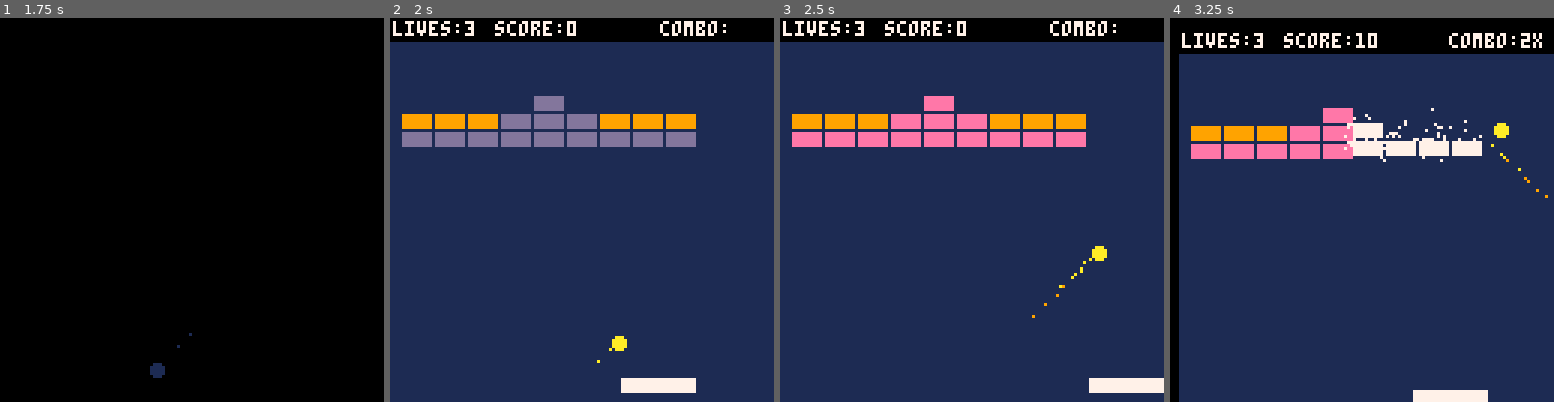
Above: before the commit, frames 1-4 (left to right).
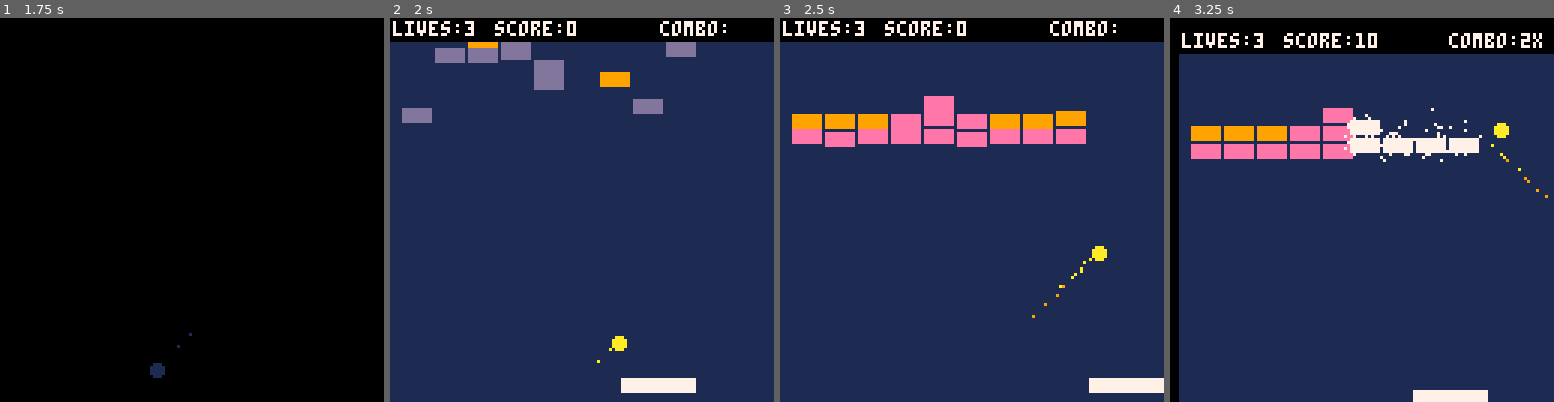
Above: after the commit, the same moments.

Repository: ivanarellano/pico8-doodles
Game: PICO-8 cartridge breakout/breakout.p8
Two runs of this game, one before a commit and one after it. Both use one fixed random seed, a clock stepped at 60 frames per second and the inputs below.
Inputs:
- Up to frame 1 (1.75 s): tap X (X key) at 0.33, 1.07 s; hold Right from 1.6 s (still down)
- Up to frame 2 (2 s): keep holding Right; tap X (X key) at 1.85 s
- Up to frame 3 (2.5 s): release Right at 2.1 s; hold Right from 2.47 s (still down)
- Up to frame 4 (3.25 s): tap X (X key) at 2.97 s; release Right at 3.03 s; hold Left from 3.08 s (still down)

Frame 1 is identical in both runs. In frame 2, 8.5% of the frame differs, in the area x 3-80%, y 6-34%; in frame 3, 1.1%; in frame 4, 0.7%.

Commit message:
Animate brick levels

Diff:
--- a/breakout/breakout.p8
+++ b/breakout/breakout.p8
@@ -162,7 +162,9 @@
 	b.t=t
 	b.flash=0
 	b.ox=0
-	b.oy=0
+	b.oy=-(128+rnd(128))
+	b.dx=0
+	b.dy=rnd(64)
 
 	add(bricks,b)
 end
@@ -628,7 +630,7 @@
 
 	checkexplosions()
 
-	reboundbricks()
+	animatebricks()
 end
 
 function updateball(i)
@@ -1014,8 +1016,8 @@
 
 function shatterbrick(b,vx,vy)
 	--bump the brick
-	b.ox=vx*4
-	b.oy=vy*4
+	b.dx=vx*.7
+	b.dy=vy*.7
 
 	for x=0,brick_w do
 		for z=0,brick_h do
@@ -1032,13 +1034,41 @@
 	end
 end
 
-function reboundbricks()
+function animatebricks()
 	for i=1,#bricks do
 		local b=bricks[i]
 		if b.v or b.flash>0 then
-			if b.ox!=0 or b.oy!=0 then
-				b.ox/=5
-				b.oy/=5
+			--see if bricks are moving
+			if b.dx!=0 or b.dy!=0 or b.oy!=0 or b.ox!=0 then
+				--apply speed to brick
+				b.ox+=b.dx
+				b.oy+=b.dy
+
+				--adjust speed towards 0
+				b.dx-=b.ox/10
+				b.dy-=b.oy/10
+
+				--speed will overshoot 0
+				--bring back to a min
+				--with dampening
+				if abs(b.dx)>(b.ox) then
+					b.dx=b.dx/1.3
+				end
+				if abs(b.dy)>(b.oy) then
+					b.dy=b.dy/1.3
+				end
+
+				--snap to 0 (rest position)
+				--when offset+speed are
+				--close to resting
+				if abs(b.oy)<.2 and abs(b.dy)<.25 then
+					b.oy=0
+					b.dy=0
+				end
+				if abs(b.ox)<.2 and abs(b.dx)<.25 then
+					b.ox=0
+					b.dx=0
+				end
 			end
 		end
 	end
